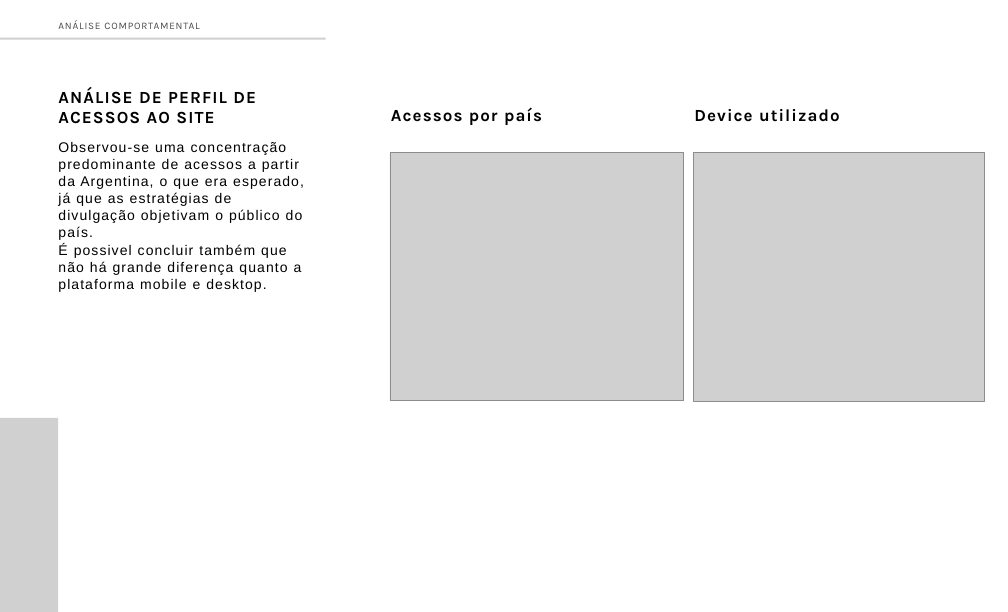
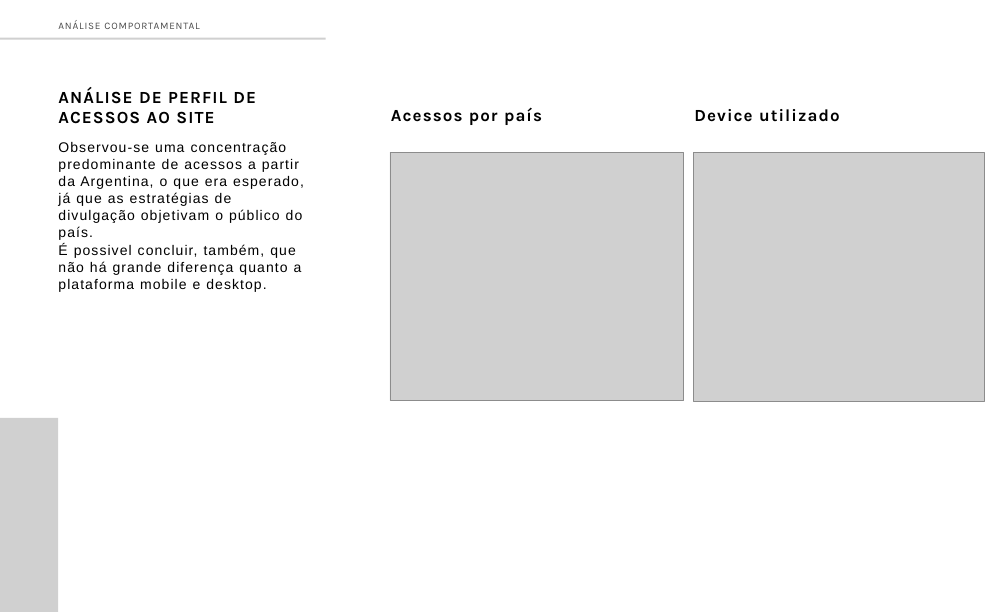
Before and after one commit to AndreBertollo/Desafio-Mercado-Livre, a slide deck: slide 12 of Apresentação/Estudo de Mercado - Aderência Meli Mercado Argentino.pptx. Drawn at 1008x612 pixels with LibreOffice and Linux fonts; fonts in the diff are those of the drawing; grey boxes stand for pictures. Boxes give left, top, right and bottom in pixels: in the first picture for what was removed or moved away, otherwise in the second. Text is boxed around its words. In the diff, an @@ line names an element or a change of style, - is before the commit and + after.

```diff
--- a/Apresentação/Estudo de Mercado - Aderência Meli Mercado Argentino.pptx
+++ b/Apresentação/Estudo de Mercado - Aderência Meli Mercado Argentino.pptx
@@ text at bbox=[58, 244, 302, 292]: text changed @@
-É possivel concluir também que não há grande diferença quanto a plataforma mobile e desktop.
+É possivel concluir, também, que não há grande diferença quanto a plataforma mobile e desktop.
```
Also in this commit, not shown: 18 other slides changed, 1 other file.
